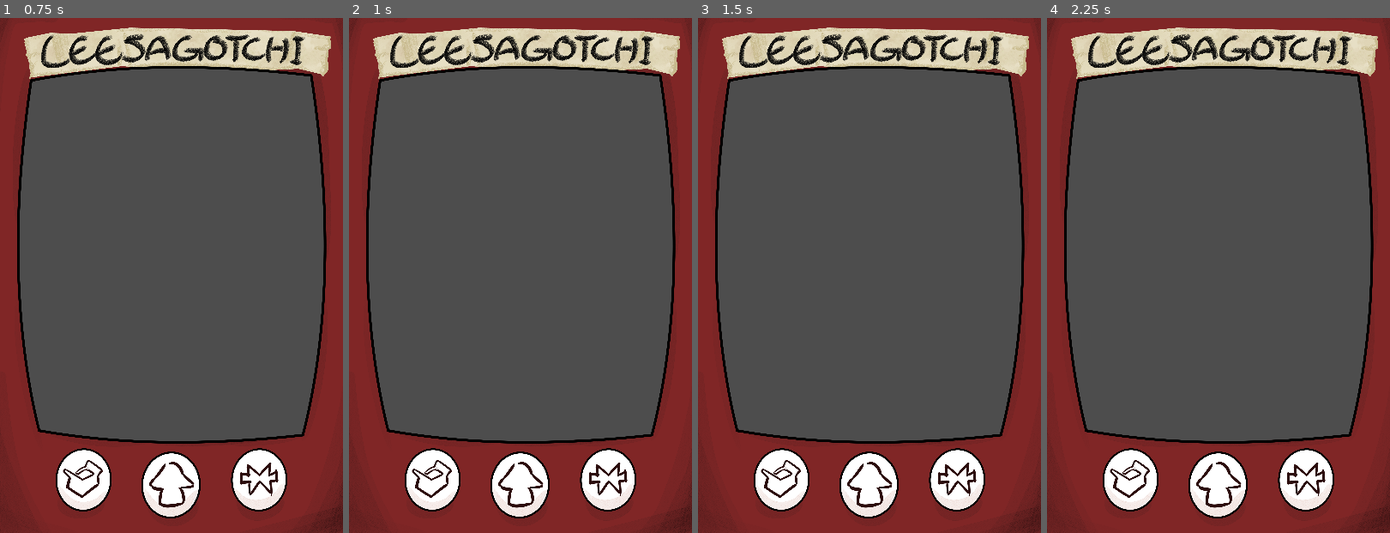
Above: before the commit, frames 1-4 (left to right).
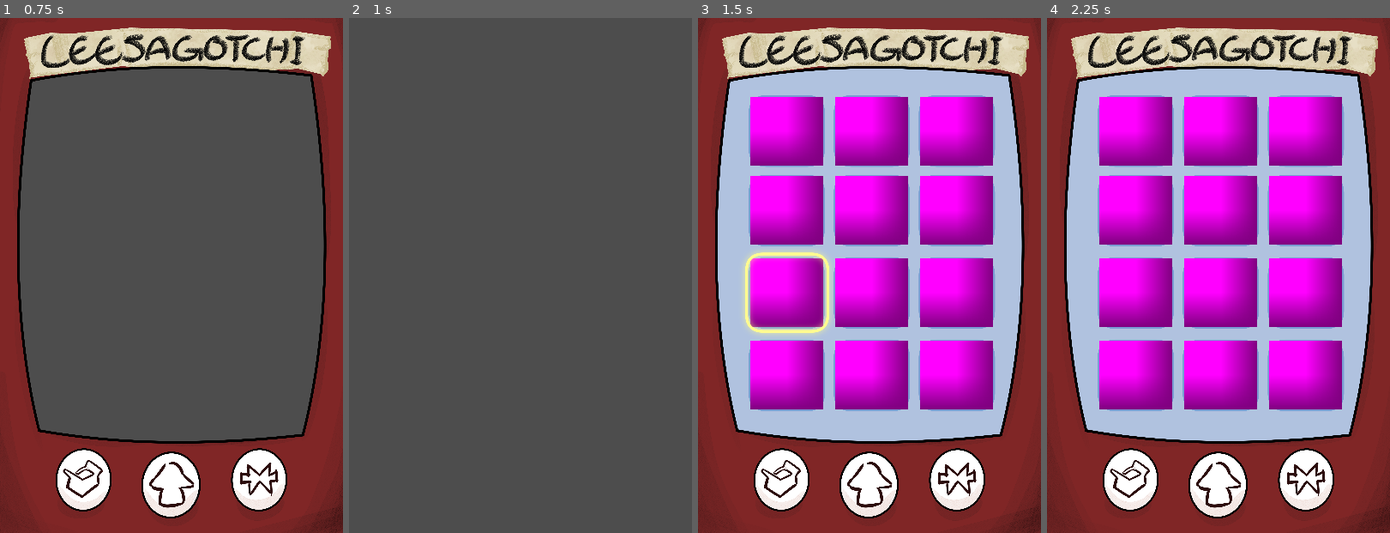
Above: after the commit, the same moments.

Repository: seanfromunisa/Leesagotchi
Game: Godot game, scene res://Scenes/main.tscn
Same seed, same stepped clock (60 frames per second), same inputs: the game is played once before the commit and once after it.
Inputs (mouse positions are in pixels of both pictures, inside the frame that each line leads up to):
- Up to frame 1 (0.75 s): tap Enter at 0.5 s; move the mouse to (246, 249) at 0.52 s; click (246, 249) at 0.67 s
- Up to frame 2 (1 s): no input
- Up to frame 3 (1.5 s): drag from (800, 301) to (852, 378) at 1.27 s
- Up to frame 4 (2.25 s): tap Space at 2 s; move the mouse to (1252, 162) at 2.02 s; click (1252, 162) at 2.17 s

Frame 1 is identical in both runs. In frame 2, 39% of the frame differs, in the area x 0-100%, y 0-100%; in frame 3, 61%, in the area x 5-95%, y 9-83%; in frame 4, 61%.

Commit message:
Fix merge logic
Merging logic is now complete, allowing for the item spaces to be filled, and for the items to be selected, merged and collected.

Diff:
--- a/Scenes/MergeItem.gd
+++ b/Scenes/MergeItem.gd
@@ -7,9 +7,6 @@
 var itemName: String = "BlankItem"
 var highlighted: bool = false
 var levelThree: bool = false
-
-# Signal for merge screen to change the other merged item
-signal item_change
 
 # Signals for merge successes, failures and collection
 signal merge_success
@@ -62,46 +59,54 @@
 
 # Flips value of highlight sprite visibility and highlight boolean
 func toggleHighlight():
-	$Sprite2D.visible = not $Sprite2D.visible
-	highlighted = not highlighted
+
+	# If no item is highlighted, highlight self
+	if (system_global.globalHighlight == null):
+		system_global.globalHighlight = self
+		highlighted = true
+		$Sprite2D.visible = true
+
+	# If any item, including self, is highlighted, unhighlight
+	else:
+		system_global.globalHighlight.highlighted = false
+		system_global.globalHighlight.get_node("Sprite2D").visible = false
+		system_global.globalHighlight = null
 
 # Called every frame. 'delta' is the elapsed time since the previous frame.
 func _process(delta: float) -> void:
-
+	# TESTING
+	pass
 	# If item is not blank, therefore has a valid name, have its texture visible and current
-	if itemName != "BlankItem":
-			$Sprite2D3.texture = load("res://Illustrations/" + itemName + ".png")
+	#if itemName != "BlankItem":
+			#$Sprite2D3.texture = load("res://Illustrations/" + itemName + ".png")
 
 # On-click event to select items and check for merges
 func _on_input_event(viewport: Node, event: InputEvent, shape_idx: int) -> void:
 	if (event is InputEventMouseButton and event.pressed):
 		if (event.button_index == MOUSE_BUTTON_LEFT):
 
+			# TESTING
+			print(itemName)
+
 			# If the globally selected item is a different item, check that they are a match
 			if (system_global.globalHighlight != null && system_global.globalHighlight != self):
 				if (self.itemName == system_global.globalHighlight.itemName):
 					self.merged()
-					item_change.emit()
 					merge_success.emit()
 
-				# If not a match, unhighlight the currently highlighted object
+				# If not a match, show failure
 				else:
-					system_global.globalHighlight.highlighted = false
-					system_global.globalHighlight = null
 					merge_failure.emit()
+
+				# Unhighlight currently highlighted item regardless
+				toggleHighlight()
 
 			# If item is level 3, change the item and collect the reward
 			elif (levelThree):
 
 				# Change item to global highlight to be changed, and then remove
-				system_global.globalHighlight = self
 				merge_collect.emit()
-				system_global.globalHighlight = null
 
 			# Clicking self below level 3 will toggle whether the item is highlighted
 			else:
-				if (self.highlighted):
-					system_global.globalHighlight = null
-				else:
-					system_global.globalHighlight = self
 				toggleHighlight()
--- a/Scenes/MergeItem.tscn
+++ b/Scenes/MergeItem.tscn
@@ -9,6 +9,7 @@
 size = Vector2(1.0014716, 0.99999726)
 
 [node name="MergeItem" type="StaticBody2D" unique_id=1440225629]
+input_pickable = true
 script = ExtResource("1_yf70l")
 
 [node name="Sprite2D3" type="Sprite2D" parent="." unique_id=1131947625]
--- a/Scenes/main.gd
+++ b/Scenes/main.gd
@@ -1,8 +1,9 @@
 extends Node2D
 
-# Called when the node enters the scene tree for the first time.
+# Called when the node enters the scene tree for the first time.0
 func _ready() -> void:
-	pass # Replace with function body.
+	await get_tree().create_timer(1).timeout
+	get_tree().change_scene_to_file("res://Scenes/mergeScreen.tscn")
 
 # Called every frame. 'delta' is the elapsed time since the previous frame.
 func _process(delta: float) -> void:
--- a/Scenes/mergeScreen.tscn
+++ b/Scenes/mergeScreen.tscn
@@ -5,9 +5,8 @@
 [ext_resource type="Script" uid="uid://dgw1bjnanr2ly" path="res://Scenes/merge_screen.gd" id="2_hyff1"]
 [ext_resource type="PackedScene" uid="uid://c7wa4uil3ktus" path="res://Scenes/MergeItem.tscn" id="4_hyff1"]
 
-[node name="Node2D" unique_id=54053220 node_paths=PackedStringArray("mergeArray") instance=ExtResource("1_oftjy")]
+[node name="Node2D" unique_id=54053220 instance=ExtResource("1_oftjy")]
 script = ExtResource("2_hyff1")
-mergeArray = []
 
 [node name="Sprite2D2" type="Sprite2D" parent="." index="1" unique_id=1990211574]
 position = Vector2(200.00006, 299.99997)
--- a/Scenes/merge_screen.gd
+++ b/Scenes/merge_screen.gd
@@ -1,13 +1,16 @@
 extends Node2D
 
 # Array of all on-screen MergeItem objects
-@export var mergeArray: Array[MergeItem] = [$mergeItem1, $mergeItem1, $mergeItem1, $mergeItem1, $mergeItem1, $mergeItem1, $mergeItem1, $mergeItem1, $mergeItem1, $mergeItem1, $mergeItem1, $mergeItem1]
+@onready var mergeArray: Array[MergeItem] = [get_node("mergeItem1"), get_node("mergeItem2"), get_node("mergeItem3"), get_node("mergeItem4"), get_node("mergeItem5"), get_node("mergeItem6"), get_node("mergeItem7"), get_node("mergeItem8"), get_node("mergeItem9"), get_node("mergeItem10"), get_node("mergeItem11"), get_node("mergeItem12")]
 
 # Called when the node enters the scene tree for the first time.
 func _ready() -> void:
 
-	# Connect to MergeItem signal for changing one of the two merged items
-	connect("item_change", changeHighlighted)
+	# Connect to MergeItems signals
+	for item in mergeArray:
+		item.connect("merge_success", mergeSuccess)
+		item.connect("merge_failure", mergeFailure)
+		item.connect("merge_collect", mergeCollect.bind(item))
 
 	# Fills array of MergeItems, converting from BlankItems (need to add state loading)
 	for arrayItem: MergeItem in mergeArray:
@@ -31,11 +34,32 @@
 
 			# Other items must also not check against the given item
 			pairFound = checkOtherPairInArray(mergeArray[index], item)
-			index += 1
 
-	# Will change current MergeItem, ensuring a pair already exists or will now exist
-	while (pairFound == false):
-		pairFound = checkPairInArray(item.randItem())
+			# TESTING
+			if (pairFound == true):
+				print("merge possible")
+
+		# Index integer increases
+		index += 1
+
+	# Will change current MergeItem, ensuring a pair already exists or will now exist, running at least once
+	var firstRun = false
+	while (firstRun == false || pairFound == false):
+		item.randItem()
+
+		# Only if pair is found, update pairFound to true, regardless of if it already was
+		if (checkPairInArray(item)):
+			pairFound = true
+
+		# TESTING
+		print("did change: " + item.itemName)
+
+		# After running at least once, if a pair is found/already found, continue. otherwise, repeat
+		firstRun = true
+
+	# TESTING
+	if (index == 12):
+		print("merge made possible")
 
 # Checks if any array items match the given item
 func checkPairInArray(item: MergeItem):
@@ -55,9 +79,25 @@
 			return true
 	return false
 
-# On signal, change the highlighted item, as that will always be the one to be randomly reassigned
-func changeHighlighted():
+# Visible acknowledgement for successful merge, before changing globally highlighted item
+func mergeSuccess():
+	# TESTING
 	changeArrayItem(system_global.globalHighlight)
+	print("merge success!!")
+
+# Visible acknowledgement for failed merge
+func mergeFailure():
+	# TESTING
+	print("merge failed...")
+
+# Visible acknowledgement for successful collection, and added food value
+func mergeCollect(item: MergeItem):
+	# TESTING
+	print("collected " + item.itemName + "!")
+	print("merge collect! +3")
+
+	# Change the successfully collected item
+	changeArrayItem(item)
 
 # Called every frame. 'delta' is the elapsed time since the previous frame.
 func _process(delta: float) -> void:
--- a/Scenes/system_global.gd
+++ b/Scenes/system_global.gd
@@ -1,4 +1,5 @@
 extends Node
+
 var happiness: int = 80
 var food: int = 0
 var hunger: int = 100
@@ -8,7 +9,6 @@
 func _ready() -> void:
 	pass # Replace with function body.
 
-
 # Called every frame. 'delta' is the elapsed time since the previous frame.
 func _process(delta: float) -> void:
 	pass
